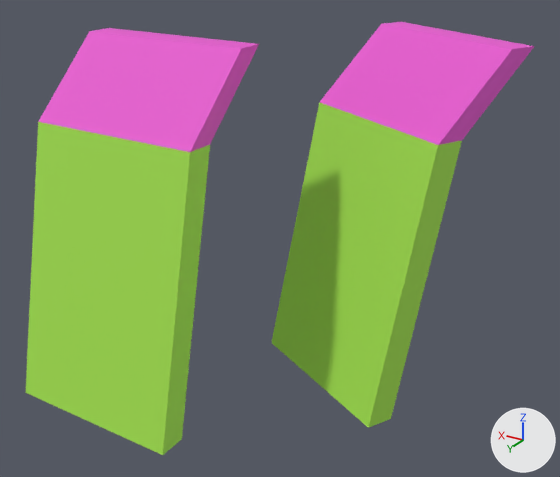
A saved change to the FBX model Assets/Art/Hoang/mesh/flower2.fbx.
Before and after are seen from a camera (50 mm lens) standing at (-0.452, 0.501, 0.438) and looking at (-0.106, -0.075, 0.15). Arrows for +X, +Y and +Z are at lower right; the lights stay in place. The first picture is the older version. Where no turn or scale is listed for an object, it has been applied to the vertices.

The first picture shows 'flower.001'.
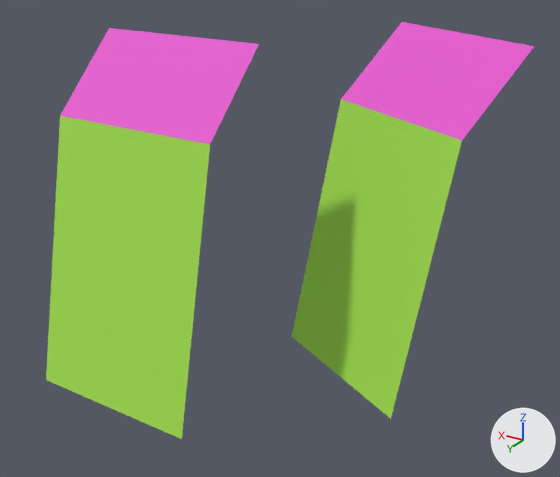
Where the newer file only moved an object's origin or applied its transform, the numbers keep the older frame.

The change, as JSON lines over the scene's bpy script:
```json
{"block": "me_cube_008", "where": "# used by ob_flower_001; location = (-0.0873, 0.089, 0.0037)"}
{"op": "remove", "block": "me_cube_008", "code": "me_cube_008.from_pydata(...)  # 24 vertices, 20 faces; spans x -0.208..0.173, y -0.343..0.0, z 0.0..0.326"}
{"op": "add", "block": "me_cube_008", "code": "me_cube_008.from_pydata(...)  # 24 vertices, 10 faces; spans x -0.208..0.173, y -0.343..-0.026, z 0.0..0.326"}
{"block": "me_cube_008", "change": "me_cube_008 part 1"}
{"block": "me_cube_008", "change": "8 vertices are removed from x -0.196..0.172, y -0.321..-0.056, z 0.256..0.326"}
{"block": "me_cube_008", "change": "18 faces are deleted"}
{"block": "me_cube_008", "change": "4 vertices move from x -0.135..0.173, y -0.207..0.0, z 0.0 to x -0.154..0.172, y -0.243..-0.04, z 0.064"}
{"block": "me_cube_008", "change": "8 vertices are added at x -0.167..0.172, y -0.267..-0.054, z 0.128..0.216"}
{"block": "me_cube_008", "change": "8 new faces join them, mat_green_7 (green #a7e750)"}
```

Pixel boxes (x1, y1, x2, y2) of what changed, in the pictures (560 x 477 px):
```json
{"object": "flower.001", "change": "reshaped", "before": [25, 22, 535, 455], "after": [46, 22, 535, 439]}
{"part": 1, "of": "me_cube_008", "change": "cut back", "before": [25, 22, 535, 455], "after": [49, 99, 462, 370]}
```
